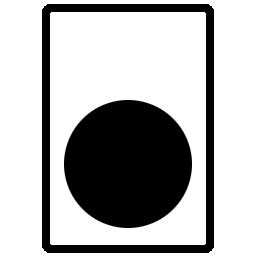
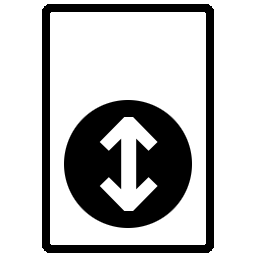
Two versions of the same layered image (256 x 256). Layer-by-layer changes:
added layer "↕" above "←" over <box>99,117,158,211</box>
